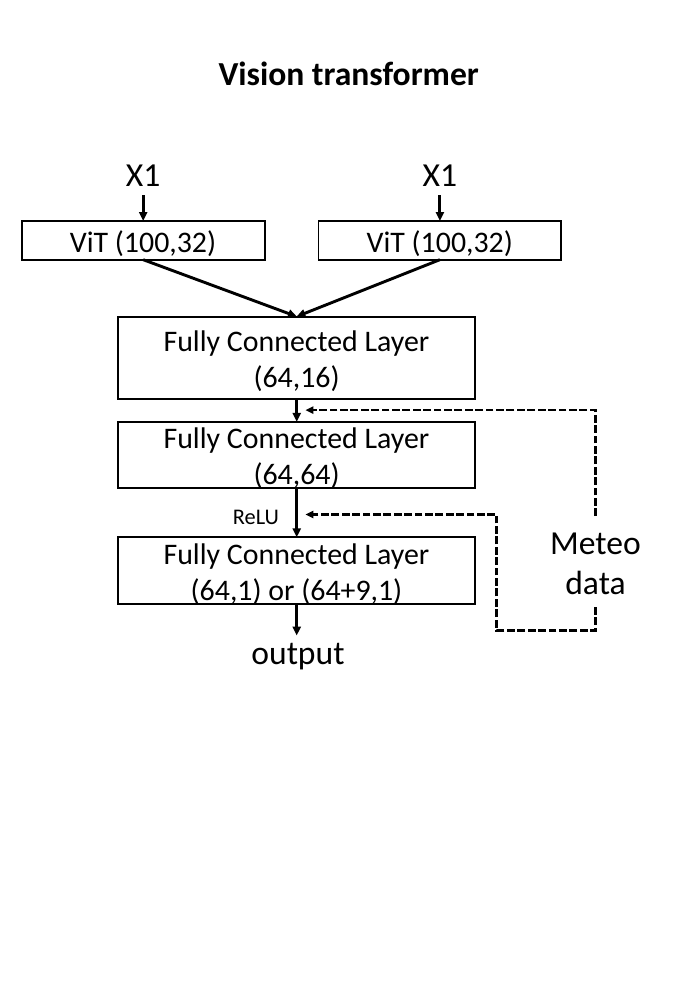
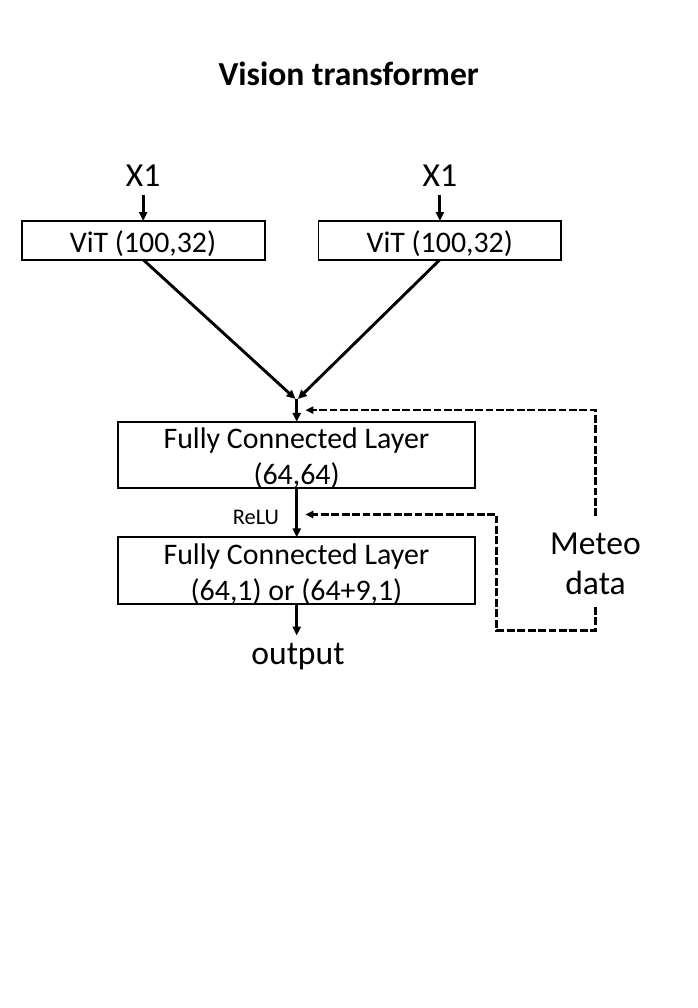
Before and after one commit to CS-433/ml-project-2-lapd, a slide deck: slide 7 of Model-schematics.pptx. Drawn at 698x1008 pixels with LibreOffice and Linux fonts; fonts in the diff are those of the drawing. Boxes give left, top, right and bottom in pixels: in the first picture for what was removed or moved away, otherwise in the second. Text is boxed around its words. In the diff, an @@ line names an element or a change of style, - is before the commit and + after.

Commit message:
schema

```diff
--- a/Model-schematics.pptx
+++ b/Model-schematics.pptx
@@ arrow moved from (143, 260) - (297, 316) to (143, 260) - (295, 399) @@
@@ arrow moved from (440, 260) - (297, 316) to (440, 260) - (298, 399) @@
@@ rectangle removed at (x1=118, y1=316, x2=476, y2=398) @@
-Fully Connected Layer (64,16)
```
